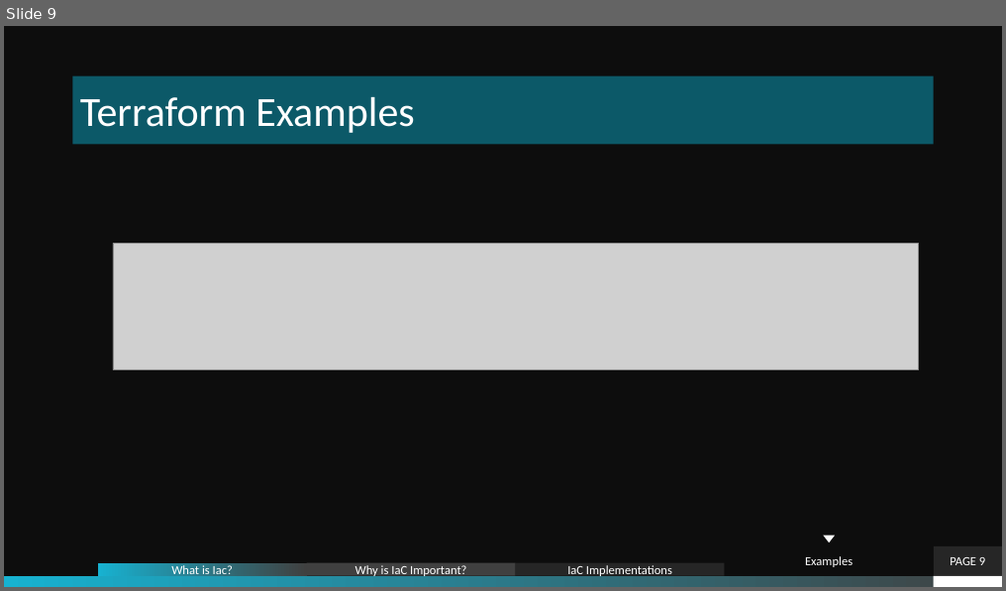
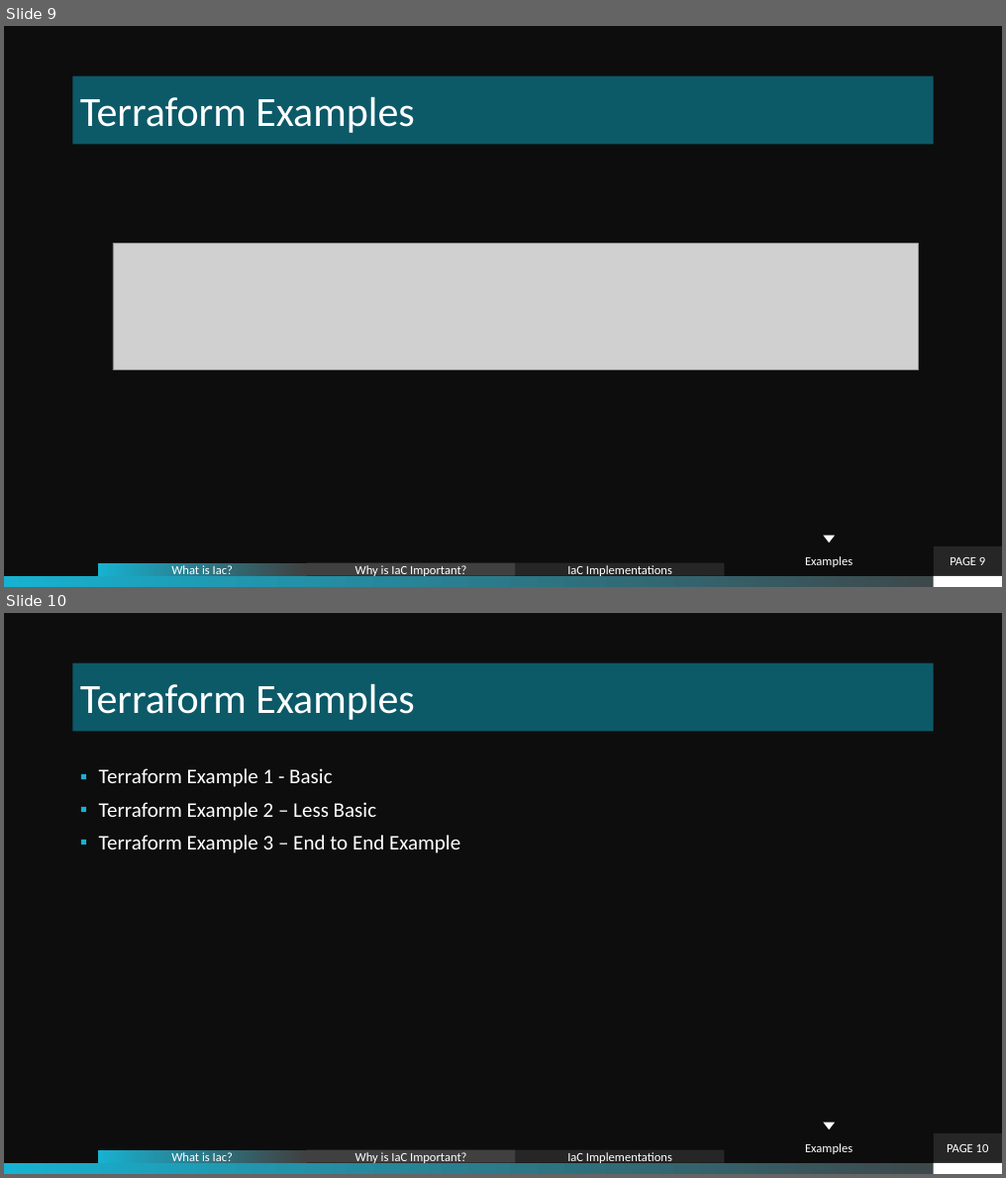
Before and after one commit to athielking/TerraformExamples, a slide deck: presentation/IaC_Terraform.pptx. Shown one above the other, each under a label of ours: slide 9 before the commit, slides 9 and 10 after it. The pictures are 1006x591 and 1006x1178 pixels, drawn with LibreOffice and Linux fonts; fonts in the diff are those of the drawing; grey boxes stand for pictures; background and template pictures are left out. Boxes give left, top, right and bottom in pixels: in the first picture for what was removed or moved away, otherwise in the second. Text is boxed around its words. In the diff, an @@ line names an element or a change of style, - is before the commit and + after.

```diff
--- a/presentation/IaC_Terraform.pptx
+++ b/presentation/IaC_Terraform.pptx
@@ slide 10 added at (4, 613, 1002, 1174), background picture (left out); not listed: 2 template elements that a slide beside it also shows @@
@@ title added at (73, 663, 934, 731), fill #0C5968, 40 pt, text #FFFFFF @@
+Terraform Examples
@@ text added at (99, 768, 460, 854), 20 pt, text #FFFFFF @@
+▪ Terraform Example 1 - Basic
+▪ Terraform Example 2 – Less Basic
+▪ Terraform Example 3 – End to End Example
@@ rectangle added at (725, 1134, 934, 1163), fill #0D0D0D, 12 pt, text #FFFFFF @@
+Examples
@@ triangle added at (823, 1123, 835, 1131), fill #FFFFFF @@
@@ page number added at (934, 1134, 1002, 1163), fill #262626, 12 pt, text #FFFFFF @@
+PAGE 10
@@ rectangle added at (98, 1151, 307, 1163), fill gradient #17B2D1 to #404040, 12 pt, text #FFFFFF @@
+What is Iac?
@@ rectangle added at (307, 1151, 515, 1163), fill #404040, 12 pt, text #FFFFFF @@
+Why is IaC Important?
@@ rectangle added at (515, 1151, 724, 1163), fill #262626, 12 pt, text #FFFFFF @@
+IaC Implementations
```
Also in this commit, not shown: 2 slides changed, 1 other slide added.
